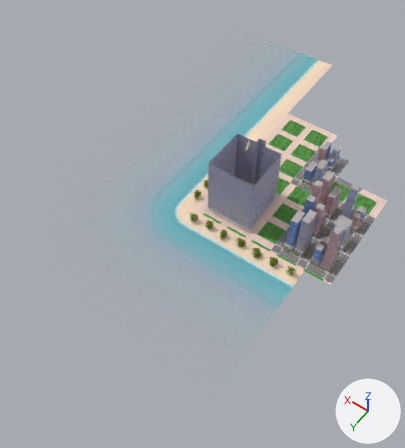
An edit to the FBX model assets/map/fbx/Near.fbx, drawn before and after from the same camera.
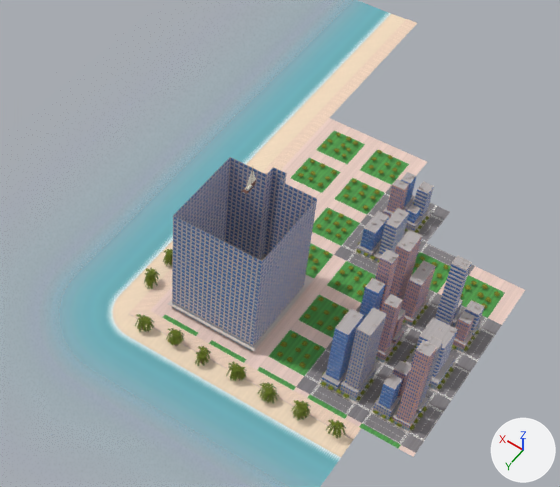
Old and new are each drawn whole from a 50 mm lens placed at (-697.0, 1248.0, 1389.0), pointed at (83.0, 155.0, -328.0) and again close up on the part from 30% to 100% of the width and 12% to 67% of the height. Lighting does not change. The marker at lower right points along +X, +Y and +Z. The last two pictures show the newer version. Where no turn or scale is listed for an object, it has been applied to the vertices. Vertices at exactly the same position are counted once.

The scene before the commit, as lines of its bpy script (objects in view):
```python
me_coastmesh_001 = bpy.data.meshes.new('CoastMesh.001')
me_coastmesh_001.from_pydata(...)  # 33 vertices, 42 faces; spans x -350.0..217.0, y -1000.0..227.0, z -305.0..-300.0
me_coastmesh_001.materials.append(mat_near)  # picture img_near_color_png
me_groundmesh_001 = bpy.data.meshes.new('GroundMesh.001')
me_groundmesh_001.from_pydata(...)  # 2812 vertices, 2922 faces; spans x -455.0..171.0, y -565.0..183.0, z -302.0..-267.0
me_groundmesh_001.materials.append(mat_near)  # picture img_near_color_png
me_palmsmesh_001 = bpy.data.meshes.new('PalmsMesh.001')
me_palmsmesh_001.from_pydata(...)  # 2016 vertices, 1344 faces; spans x -337.0..182.0, y -8.0..197.0, z -299.0..-266.0
me_palmsmesh_001.materials.append(mat_plants)  # picture img_plants_png
me_treesmesh_001 = bpy.data.meshes.new('TreesMesh.001')
me_treesmesh_001.from_pydata(...)  # 1960 vertices, 980 faces; spans x -430.0..90.0, y -531.0..99.0, z -294.0..-290.0
me_treesmesh_001.materials.append(mat_plants)  # picture img_plants_png
ob_coast = bpy.data.objects.new('Coast', me_coastmesh_001)
ob_coast.location = (0.0, 0.0, 0.0)
ob_ground = bpy.data.objects.new('Ground', me_groundmesh_001)
ob_ground.location = (0.0, 0.0, 0.0)
ob_palms = bpy.data.objects.new('Palms', me_palmsmesh_001)
ob_palms.location = (0.0, 0.0, 0.0)
ob_trees = bpy.data.objects.new('Trees', me_treesmesh_001)
ob_trees.location = (0.0, 0.0, 0.0)
# also in view: 'Buildings_Left' at (-330.0, -55.0, -189.0); 'Tower' at (0.0, -2.0, -161.0); 'Buildings_Front' at (-165.0, -331.0, -246.0); 'Shallows' at (228.0, -92.0, -304.0)
```
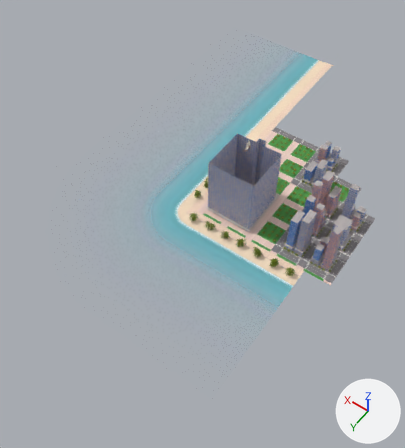
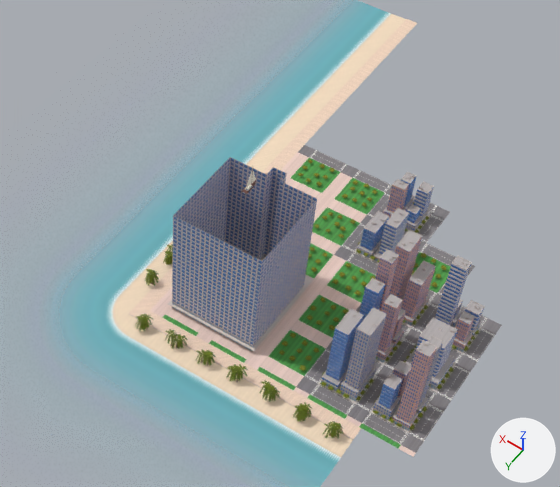
What the commit changed:
me_treesmesh_001 is used by ob_trees; location (0.0, 0.0, 0.0).
me_treesmesh_001 had 1960 vertices, 980 faces and spanned x -430.0..90.0, y -531.0..99.0, z -294.0..-290.0.
me_treesmesh_001 now has 1744 vertices, 872 faces and spans x -430.0..92.0, y -429.0..99.0, z -294.0..-290.0.
me_treesmesh_001 part 5: 94 loose pieces with 376 vertices, spanning x -305.0..90.0, y -531.0..-244.0, z -294.0..-291.0, are deleted.
me_treesmesh_001 part 6: 433 vertices moved from x -420.0..72.0, y -354.0..88.0, z -294.0..-291.0 to x -308.0..73.0, y -421.0..-22.0, z -294.0..-291.0; 6 vertices removed from x -381.0..85.0, y -367.0..-249.0, z -293.0..-292.0; 166 vertices added at x 22.0..92.0, y -421.0..-135.0, z -294.0..-291.0.
Other edits to the shape of me_treesmesh_001 do not show in these pictures.
me_palmsmesh_001 is used by ob_palms; location (0.0, 0.0, 0.0).
me_palmsmesh_001 had 2016 vertices, 1344 faces and spanned x -337.0..182.0, y -8.0..197.0, z -299.0..-266.0.
me_palmsmesh_001 now has 1584 vertices, 1056 faces and spans x -333.0..183.0, y -16.0..196.0, z -299.0..-266.0.
me_palmsmesh_001 part 1: the loose piece of 6 vertices spanning x -323.0..-317.0, y 175.0..188.0, z -285.0..-267.0 is moved by (11.0, 6.0, -10.0).
me_palmsmesh_001 part 2: the loose piece of 6 vertices spanning x -329.0..-321.0, y 176.0..190.0, z -286.0..-267.0 is turned -8 degrees about the z axis through its middle, then moved by (8.0, 3.0, 1.0).
me_palmsmesh_001 part 3: 266 loose pieces with 1596 vertices, spanning x -253.0..182.0, y -8.0..197.0, z -299.0..-266.0, are deleted.
me_palmsmesh_001 part 4: 3 vertices moved within x -106.0..-31.0, y 176.0..179.0, z -277.0..-271.0; 163 vertices removed from x -262.0..113.0, y 157.0..190.0, z -298.0..-267.0; 1327 vertices added at x -266.0..183.0, y -16.0..194.0, z -299.0..-266.0.
Other edits to the shape of me_palmsmesh_001 do not show in these pictures.
me_groundmesh_001 is used by ob_ground; location (0.0, 0.0, 0.0).
me_groundmesh_001 had 2812 vertices, 2922 faces and spanned x -455.0..171.0, y -565.0..183.0, z -302.0..-267.0.
me_groundmesh_001 now has 2484 vertices, 2582 faces and spans x -455.0..169.0, y -455.0..182.0, z -302.0..-266.0.
me_groundmesh_001 part 7: 48 vertices moved from x -248.0..165.0, y 7.0..182.0, z -302.0..-268.0 to x -248.0..165.0, y 7.0..182.0, z -302.0..-267.0; 155 vertices removed from x -250.0..167.0, y 9.0..183.0, z -302.0..-268.0; 323 vertices added at x -319.0..169.0, y -4.0..182.0, z -302.0..-266.0.
me_groundmesh_001 part 8: 15 vertices moved from x -55.0..84.0, y -386.0..-252.0, z -300.0..-295.0 to x -54.0..84.0, y -387.0..-252.0, z -300.0..-295.0; 12 vertices removed from x -125.0..125.0, y -565.0..-535.0, z -300.0; 472 vertices added at x -168.0..90.0, y -455.0..-136.0, z -300.0..-294.0.
me_groundmesh_001 part 9: 4 vertices removed from x -455.0..-425.0, y -345.0..-315.0, z -300.0.
me_groundmesh_001 part 10: 4 vertices added at x -345.0..-315.0, y -310.0..-240.0, z -300.0.
me_groundmesh_001 part 11: 50 kept faces spanning x -248.0..125.0, y -455.0..182.0, z -302.0..-267.0 get new texture (UV) coordinates.
Other edits to the shape of me_groundmesh_001 do not show in these pictures.

Location of each change, (x1, y1, x2, y2) in pixels of the close-ups (560 x 487 px; the box of a moved part takes in the faces that stretch with it):
'Ground', reshaped (8% shorter)
    before: (142, 118, 525, 457)
    after: (141, 145, 502, 457)
'Trees', reshaped (10% narrower, 9% shorter)
    before: (277, 133, 500, 430)
    after: (279, 159, 480, 430)
'Palms', reshaped
    before: (135, 249, 346, 438)
    after: (135, 244, 343, 438)
part 1 of me_palmsmesh_001, moved or reshaped
    before: (333, 426, 339, 436)
    after: (325, 428, 330, 438)
part 2 of me_palmsmesh_001, moved or reshaped
    before: (335, 428, 340, 438)
    after: (331, 426, 336, 437)
part 3 of me_palmsmesh_001, deleted
    before: (135, 249, 302, 417)
part 4 of me_palmsmesh_001, reshaped
    before: (148, 318, 310, 419)
    after: (135, 244, 312, 422)
part 5 of me_treesmesh_001, deleted
    before: (299, 133, 449, 285)
part 6 of me_treesmesh_001, moved or reshaped
    before: (277, 173, 500, 368)
    after: (298, 159, 447, 330)
part 7 of me_groundmesh_001, moved or reshaped (not visible before)
    after: (141, 254, 335, 437)
part 8 of me_groundmesh_001, cut back
    before: (305, 118, 427, 185)
    after: (300, 150, 391, 229)
part 9 of me_groundmesh_001, deleted
    before: (469, 266, 525, 325)
part 10 of me_groundmesh_001, added
    after: (438, 276, 468, 295)
part 11 of me_groundmesh_001, surface changed
    before: (144, 145, 359, 363)
    after: (201, 145, 359, 376)
